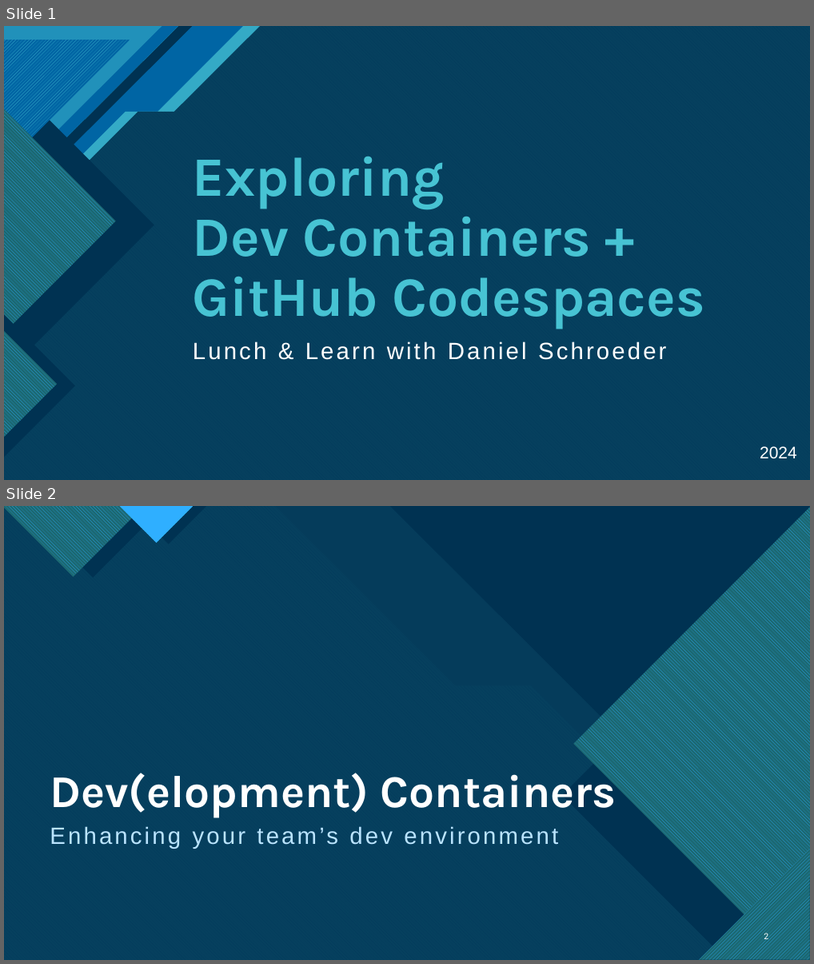
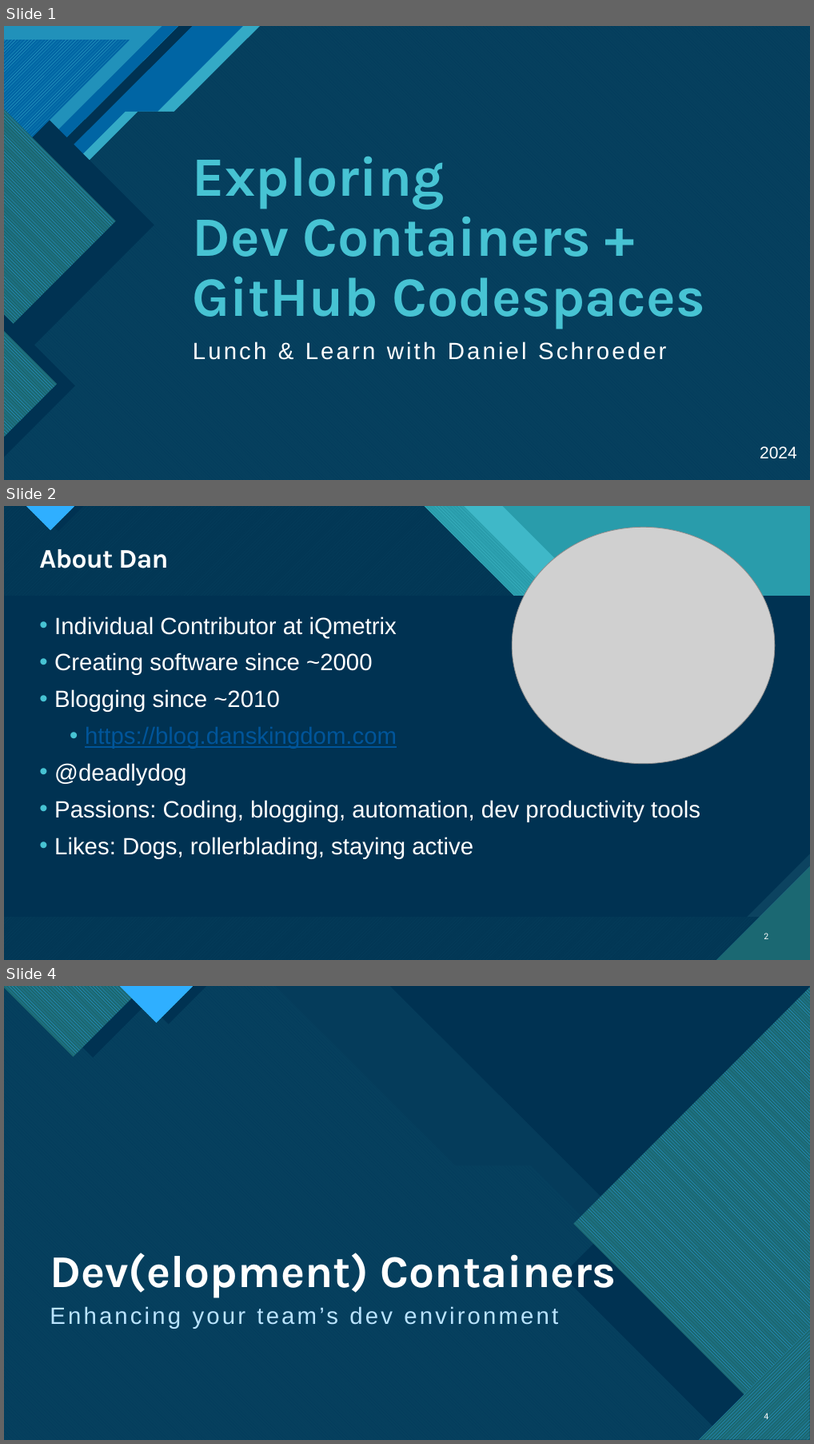
Before and after one commit to deadlydog/Presentation.DevContainersAndGitHubCodespaces, a slide deck: src/Dev Containers and GitHub Codespaces Lunch and Learn.pptx. Shown one above the other, each under a label of ours: slides 1 and 2 before the commit, slides 1, 2 and 4 after it; the slides between them are not shown. The pictures are 814x964 and 814x1444 pixels, drawn with LibreOffice and Linux fonts; fonts in the diff are those of the drawing; grey boxes stand for pictures. Boxes give left, top, right and bottom in pixels: in the first picture for what was removed or moved away, otherwise in the second. Text is boxed around its words. In the diff, an @@ line names an element or a change of style, - is before the commit and + after.

Commit message:
Add About Me slide

```diff
--- a/src/Dev Containers and GitHub Codespaces Lunch and Learn.pptx
+++ b/src/Dev Containers and GitHub Codespaces Lunch and Learn.pptx
@@ slide 2 added at (x1=4, y1=506, x2=810, y2=960), background #47C3D3; not listed: 14 template elements that a slide beside it also shows @@
@@ rectangle added at (x1=4, y1=506, x2=810, y2=960), fill #299CAB @@
@@ rectangle added at (x1=4, y1=506, x2=810, y2=960), fill #299CAB @@
@@ freeform shape added at (x1=4, y1=506, x2=810, y2=960), fill #47C3D3 at 74% opacity @@
@@ freeform shape added at (x1=4, y1=506, x2=810, y2=960), fill pattern #47C3D3 on #1B6872 @@
@@ picture added at (x1=512, y1=527, x2=775, y2=764) @@
@@ title added at (x1=39, y1=549, x2=168, y2=568), 32 pt, text #FFFFFF, bold @@
+About Dan
@@ text added at (x1=54, y1=616, x2=701, y2=858), 28 pt, text #FFFFFF @@
+• Individual Contributor at iQmetrix
+• Creating software since ~2000
+• Blogging since ~2010
+  • https://blog.danskingdom.com
+• @deadlydog
+• Passions: Coding, blogging, automation, dev productivity tools
+• Likes: Dogs, rollerblading, staying active
@@ page number added at (x1=764, y1=932, x2=769, y2=939), 10 pt, text #FFFFFF @@
+2
@@ what was slide 2 is now slide 4 @@
@@ page number at (x1=764, y1=1412, x2=769, y2=1421): text changed @@
-2
+4
```
Also in this commit, not shown: 2 slides changed.
